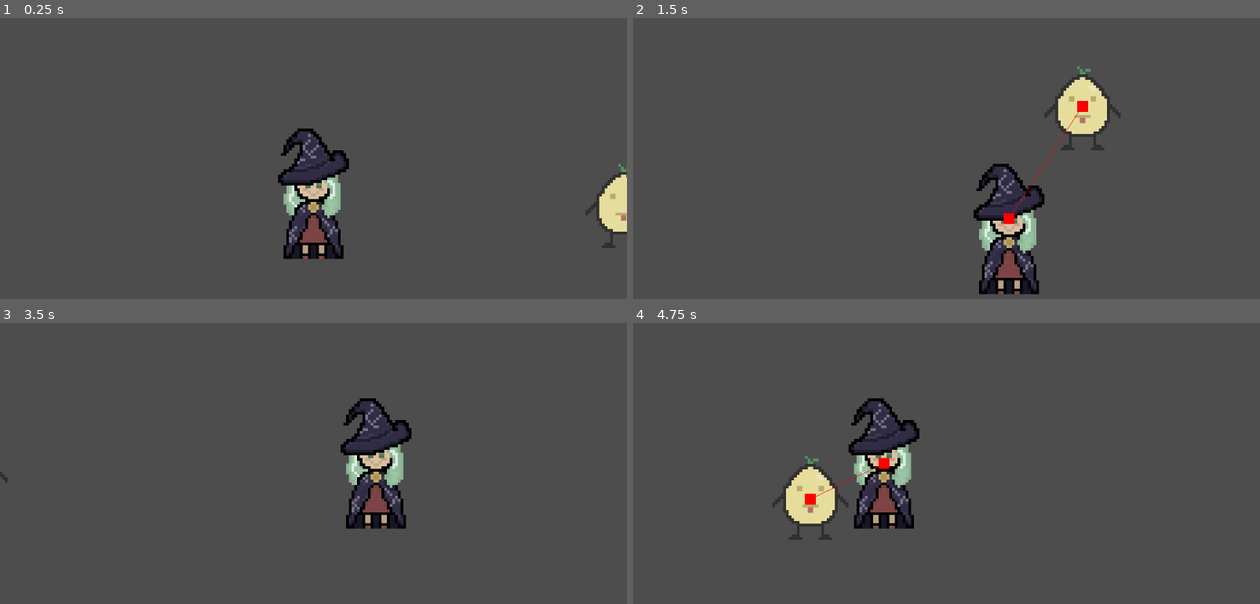
Above: before the commit, frames 1-4 (two rows, left to right).
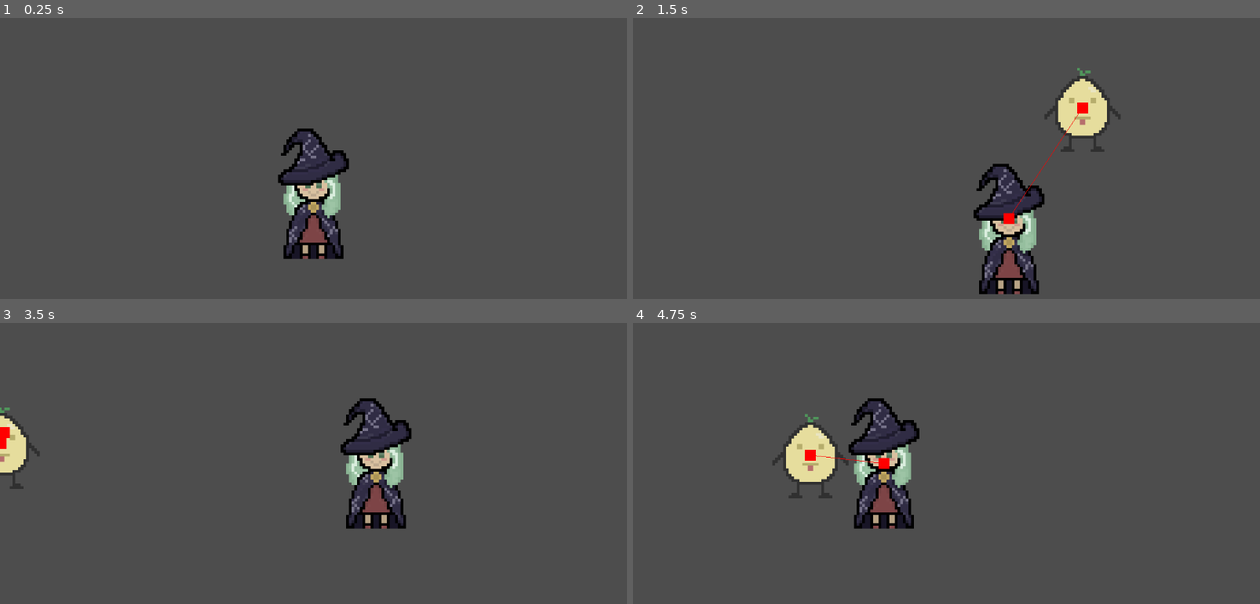
Above: after the commit, the same moments.

Repository: knguyen3-skl/github_tut
Game: Godot game, scene res://scenes/level.tscn
The game is run twice, just before and just after one commit, with the same random seed, the same clock (stepped at 60 frames per second) and the same inputs.
Inputs:
- Up to frame 1 (0.25 s): no input
- Up to frame 2 (1.5 s): tap Enter at 0.5 s; hold Right (ui_right) 0.53-1.28 s; hold Down (ui_down) from 1.28 s (still down)
- Up to frame 3 (3.5 s): release Down (ui_down) at 2.03 s; hold Right (ui_right) 2.03-2.78 s; tap Space at 2.75 s; hold Up (ui_up) from 2.78 s (still down)
- Up to frame 4 (4.75 s): release Up (ui_up) at 3.53 s; hold Left (ui_left) from 3.53 s (still down)

The runs differ from the first frame. In frame 1, 1.0% of the frame differs, in the area x 93-100%, y 51-82%; in frame 2, 0.4%; in frame 3, 0.9%; in frame 4, 2.9%, in the area x 22-40%, y 32-78%.

Commit message:
enemy movement back

Diff:
--- a/witchery/scenes/level.tscn
+++ b/witchery/scenes/level.tscn
@@ -13,7 +13,7 @@
 [node name="Node2D" type="Node2D" unique_id=480188596]
 
 [node name="CharacterBody2D" parent="." unique_id=778114501 instance=ExtResource("1_2q6dc")]
-position = Vector2(276, 262)
+position = Vector2(235, 266)
 
 [node name="Camera2D" type="Camera2D" parent="CharacterBody2D" unique_id=409045862]
 zoom = Vector2(5, 5)
--- a/witchery/scenes/mr_potato.gd
+++ b/witchery/scenes/mr_potato.gd
@@ -3,29 +3,29 @@
 @export var navigation_agent_2d: NavigationAgent2D
 @export var player : CharacterBody2D
 
-const SPEED = 200
+const SPEED = 210
 var direction : Vector2
 var stationary : Vector2
 
 func _ready() -> void:
+	# enemy's starting position
 	stationary = global_position
 
 
 func _physics_process(delta: float) -> void:
-	_chase_player()
-	if !navigation_agent_2d.is_target_reachable():
+
+	# the goal of the enemy
+	navigation_agent_2d.target_position = player.global_position
+	# where the enemy goes
+	direction = global_position.direction_to(navigation_agent_2d.get_next_path_position())
+
+	if navigation_agent_2d.is_target_reachable() == false:
 		navigation_agent_2d.target_position = stationary
-
-	elif navigation_agent_2d.is_target_reached() == false:
 		direction = global_position.direction_to(navigation_agent_2d.get_next_path_position())
 		velocity = velocity.lerp(direction * SPEED, delta)
 		move_and_slide()
 
-	elif navigation_agent_2d.is_target_reachable() == false:
-		navigation_agent_2d.target_position = stationary
-		direction = stationary
+	# if the enemy has not reached the player yet
+	elif navigation_agent_2d.is_target_reached() == false:
 		velocity = velocity.lerp(direction * SPEED, delta)
 		move_and_slide()
-
-func _chase_player() -> void:
-	navigation_agent_2d.target_position = player.global_position
